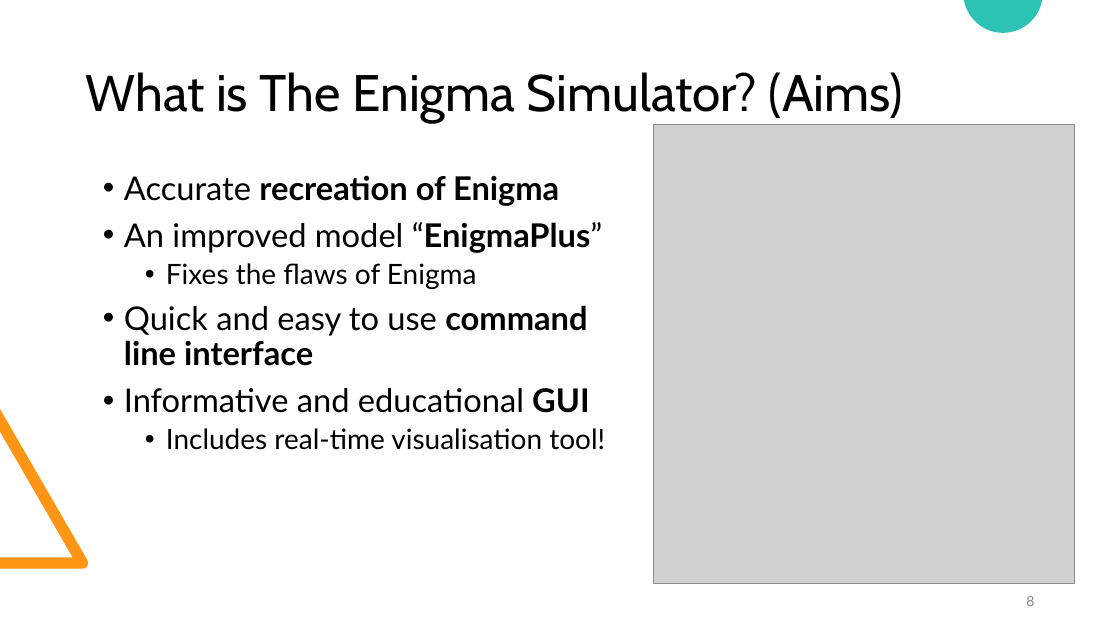
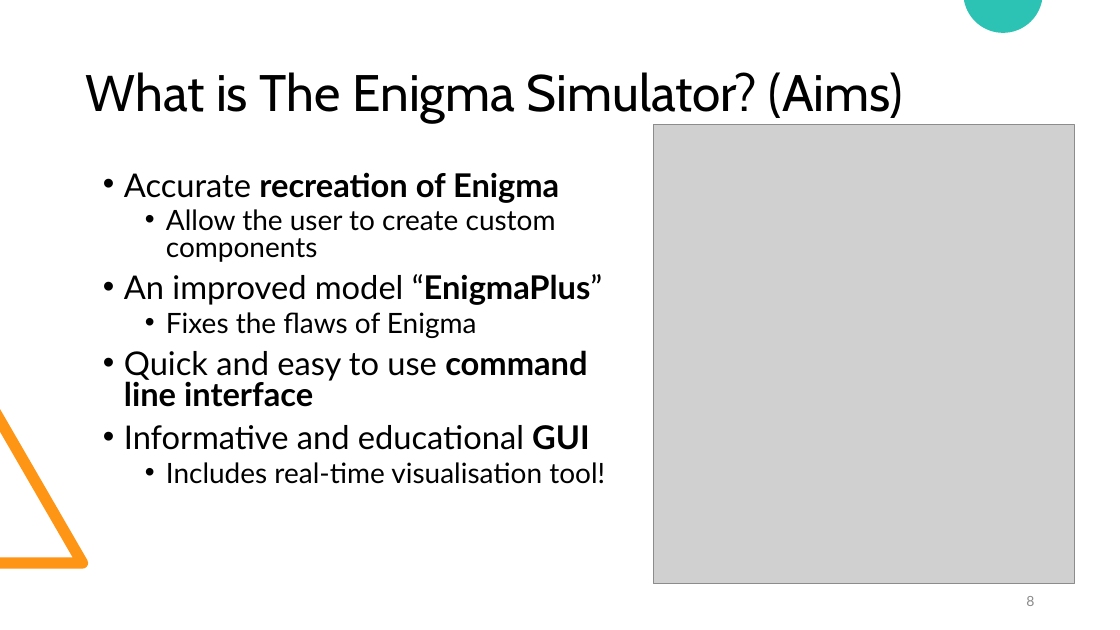
Before and after one commit to elliot-brooks/enigma-simulator, a slide deck: slide 8 of docs/project/The Enigma Simulator Presentation.pptx. Drawn at 1120x630 pixels with LibreOffice and Linux fonts; fonts in the diff are those of the drawing; grey boxes stand for pictures. Boxes give left, top, right and bottom in pixels: in the first picture for what was removed or moved away, otherwise in the second. Text is boxed around its words. In the diff, an @@ line names an element or a change of style, - is before the commit and + after.

```diff
--- a/docs/project/The Enigma Simulator Presentation.pptx
+++ b/docs/project/The Enigma Simulator Presentation.pptx
@@ text at (124, 172, 605, 484): line spacing 0.9 to 0.8 @@
@@ text at (166, 209, 556, 262): paragraph added @@
+  • Allow the user to create custom components
```
Also in this commit, not shown: 1 other slide changed, 4 slides removed, 1 other file.
